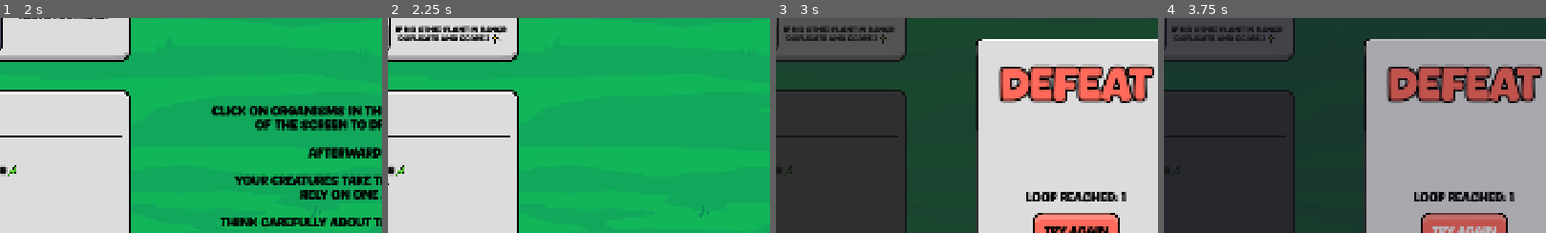
Above: before the commit, frames 1-4 (left to right).
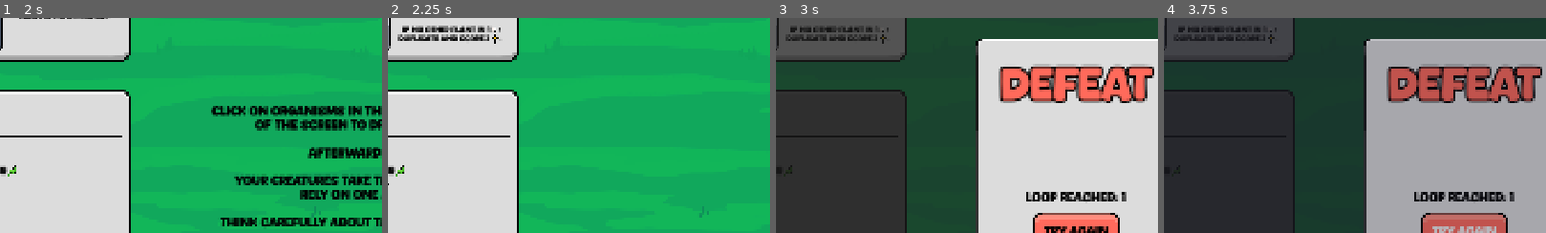
Above: after the commit, the same moments.

Repository: elliotfontaine/gmtk-2025-submission
Game: Godot game, scene res://scenes/main_menu.tscn
Two runs of this game, one before a commit and one after it. Both use one fixed random seed, a clock stepped at 60 frames per second and the inputs below. The engine's default icon, where the game draws it, is replaced by a stand-in: a white triangle on a blue panel in a dark square.
Inputs (mouse positions are % of the whole screen's width and height, from its top left):
- Up to frame 1 (2 s): click "play" at 0.5 s; tap Enter at 1.25 s; move the mouse to (72, 45) at 1.27 s; hold D from 1.28 s (still down); hold Shift from 1.28 s (still down); click (72, 45) at 1.42 s
- Up to frame 2 (2.25 s): release D at 2 s; release Shift at 2 s; click (8, 48) at 2 s
- Up to frame 3 (3 s): click "Run Loop" at 2.75 s
- Up to frame 4 (3.75 s): click "try again" at 3.5 s
The pictures show only the part of the screen within x 11-61%, y 12-62%; the shares and areas given below are measured in that part.

Frame 1 is identical in both runs. In frame 2, 0.7% of the frame differs, in the area x 2-32%, y 3-8%; in frame 3, 0.3%; in frame 4, 0.3%.

Commit message:
added range conversion to text enhancement method

Diff:
--- a/scenes/ui/creature_card.gd
+++ b/scenes/ui/creature_card.gd
@@ -39,7 +39,7 @@
 		%CreatureTitle.text = sp.title
 		%Size.text = Constants.size_strings[sp.size]
 		%Family.text = Constants.family_strings[sp.family]
-		%Effect.text = convert_text(sp.effect_text)
+		%Effect.text = enhance_text(sp.effect_text,sp)
 		if sp.default_range != 0:
 			%RangeValue.text = str(sp.default_range)
 			%RangeIcon.show()
@@ -51,7 +51,7 @@
 
 
 ##takes in description text and converts keywords into icons
-func convert_text(text:String) -> String:
+func enhance_text(text:String,sp:SpeciesResource=null) -> String:
 	if text == "":
 		return text
 
@@ -65,6 +65,10 @@
 
 		if word == "trophies":
 			enhanced_text += "[img={20, 20}]res://assets/sprites/ui/small_trophy.png[/img]"
+		elif word == "range":
+			if sp:
+				enhanced_text += str(sp.default_range)
+			enhanced_text += "[img={20, 20}]res://assets/sprites/ui/small_eye.png[/img]"
 		else:
 			enhanced_text += word
 
